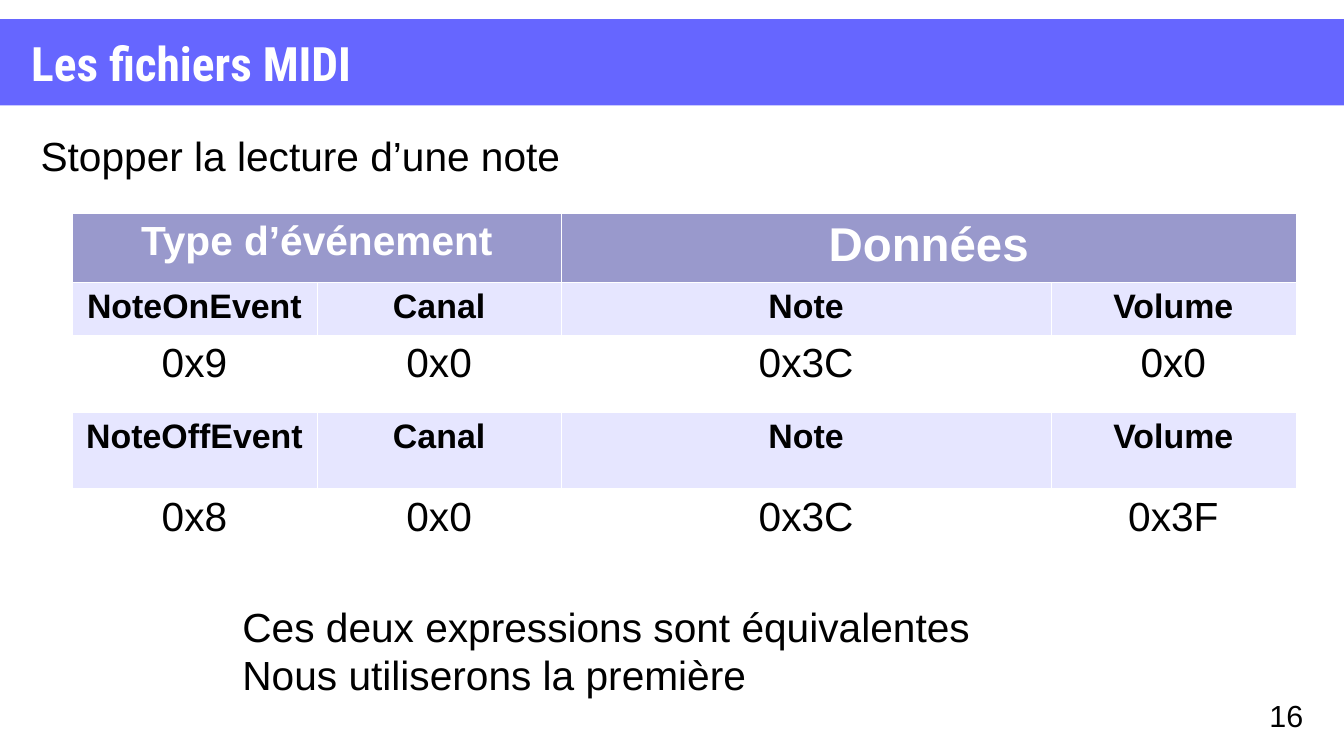
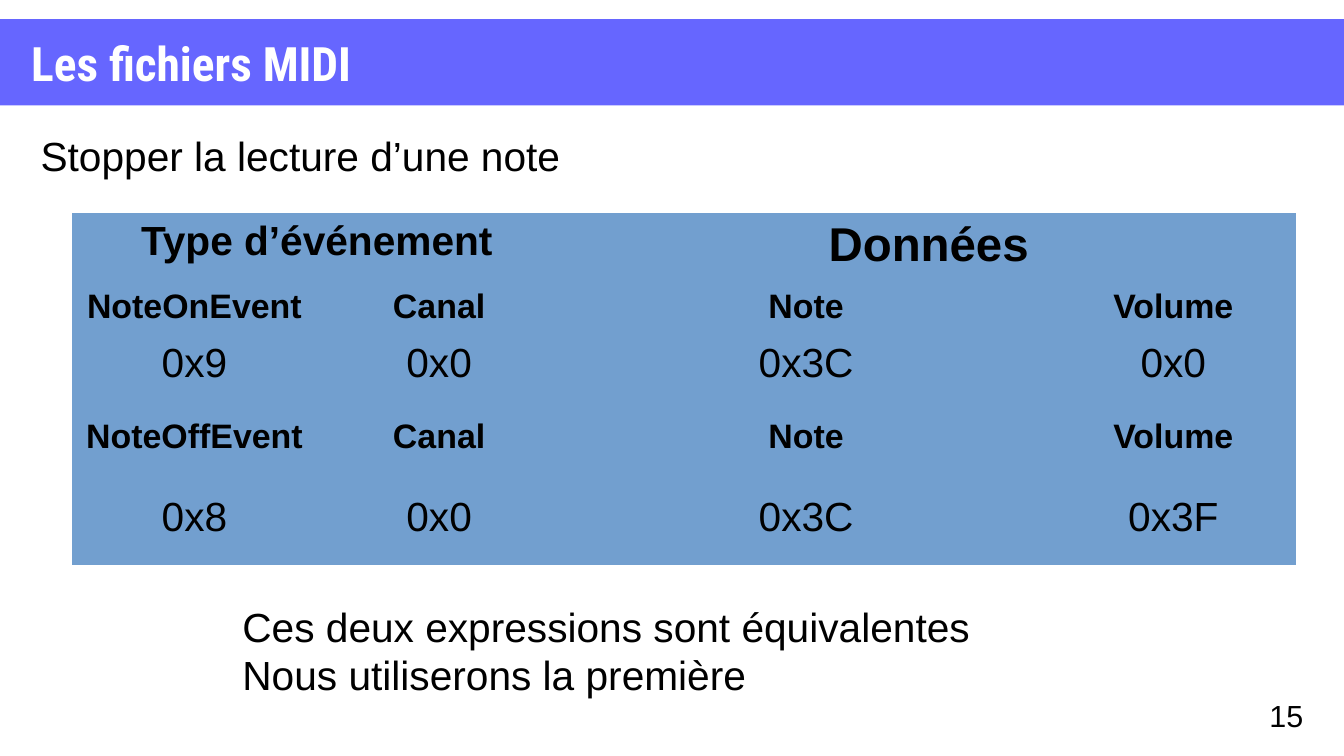
Before and after one commit to XgLsuLzRMy/Composition-Musicale-par-Reseau-de-Neurones, a slide deck: slide 15 of projet.odp (slide 16 before the commit). Drawn at 1344x756 pixels with LibreOffice and Linux fonts; fonts in the diff are those of the drawing. Boxes give left, top, right and bottom in pixels: in the first picture for what was removed or moved away, otherwise in the second. Text is boxed around its words. In the diff, an @@ line names an element or a change of style, - is before the commit and + after.

```diff
--- a/projet.odp
+++ b/projet.odp
@@ table at bbox=[72, 213, 1296, 562] @@
@@ fill #9999CC to #729FCF in 2 cells @@
@@ fill #E6E6FF to #729FCF in 8 cells @@
@@ fill #FFFFFF to #729FCF in 8 cells @@
@@ text colour #FFFFFF to #000000 in "Type d’événement", "Données" @@
@@ borders changed @@
@@ page number at bbox=[1269, 706, 1303, 728]: text changed @@
-16
+15
```
Also in this commit, not shown: 6 other slides changed, 1 slide added, 1 slide removed, 1 other file.
